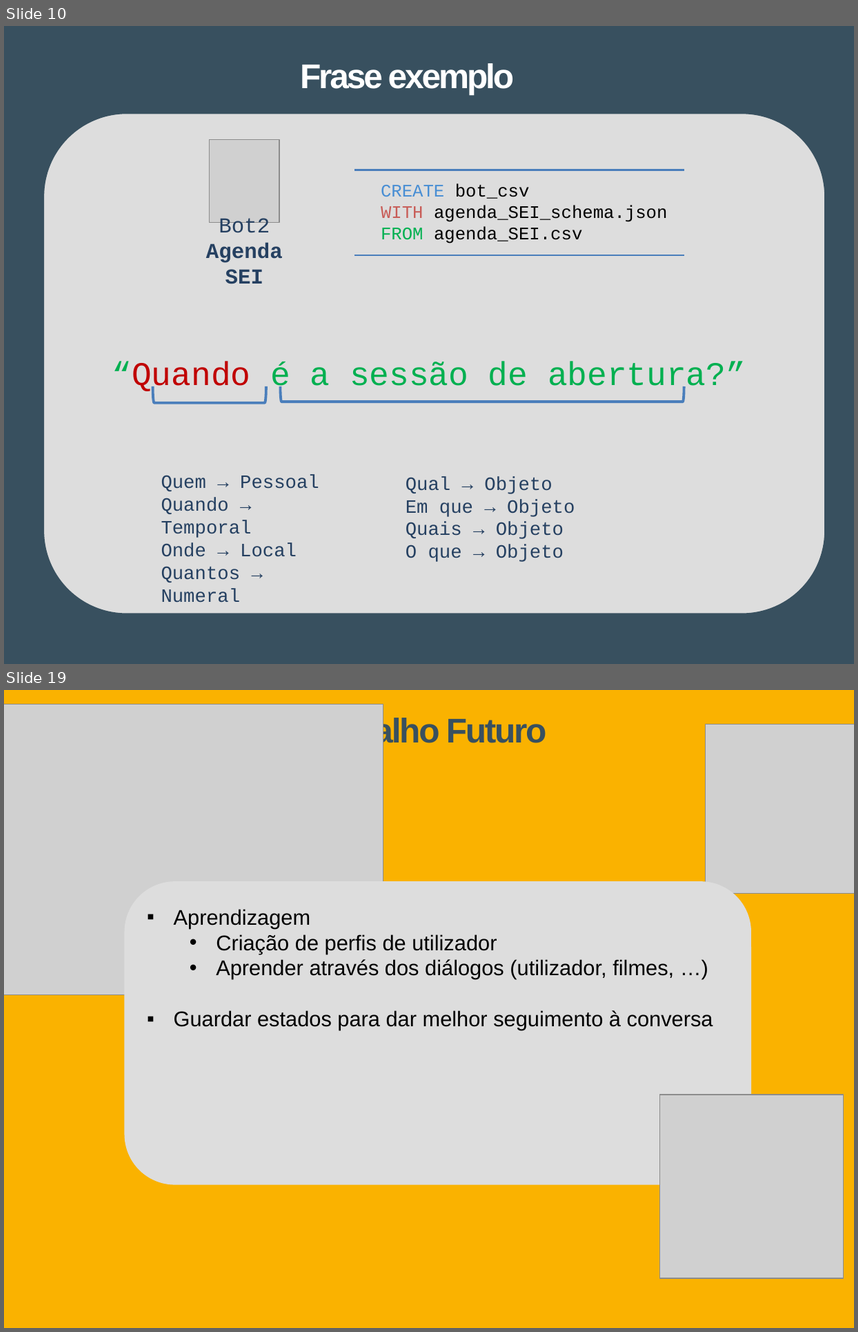
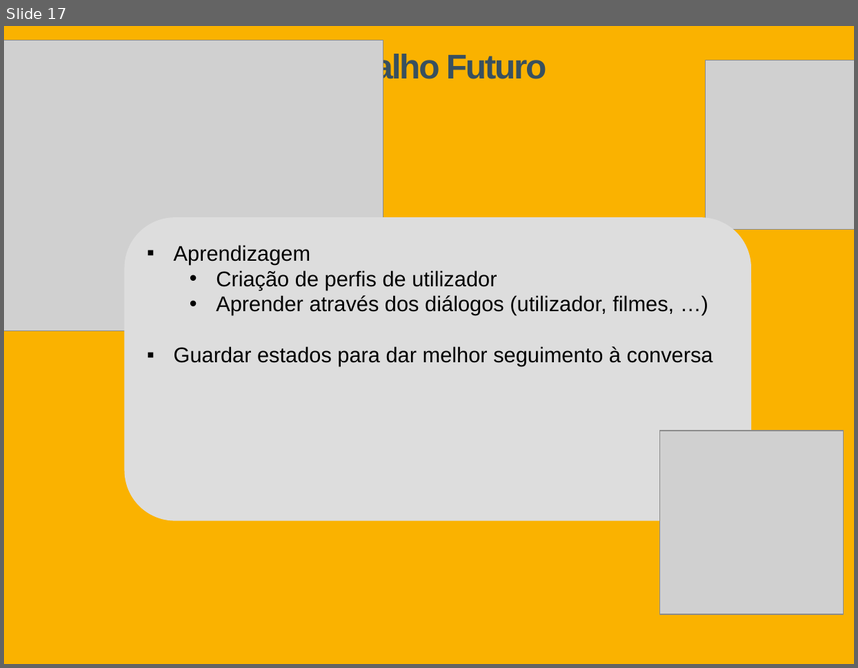
Before and after one commit to Tibblue/PLC, a slide deck: LEI/apresentações/checkpoint2/apresLEI_grupo47.pptx. Shown one above the other, each under a label of ours: slides 10 and 19 before the commit, slide 17 after it; the slides between them are not shown. The pictures are 858x1332 and 858x668 pixels, drawn with LibreOffice and Linux fonts; fonts in the diff are those of the drawing; grey boxes stand for pictures. Boxes give left, top, right and bottom in pixels: in the first picture for what was removed or moved away, otherwise in the second. Text is boxed around its words. In the diff, an @@ line names an element or a change of style, - is before the commit and + after.

```diff
--- a/LEI/apresentações/checkpoint2/apresLEI_grupo47.pptx
+++ b/LEI/apresentações/checkpoint2/apresLEI_grupo47.pptx
@@ slide 10 removed at (x1=4, y1=26, x2=854, y2=664), background #FFFFFF @@
@@ freeform shape removed at (x1=4, y1=26, x2=854, y2=664) @@
@@ title removed at (x1=300, y1=63, x2=515, y2=95) @@
-Frase exemplo
@@ rounded rectangle removed at (x1=43, y1=113, x2=826, y2=615) @@
@@ picture removed at (x1=210, y1=139, x2=279, y2=223) @@
@@ line removed from (355, 170) to (684, 170) @@
@@ text removed at (x1=381, y1=183, x2=667, y2=243) @@
-CREATE bot_csv
-WITH agenda_SEI_schema.json
-FROM agenda_SEI.csv
@@ text removed at (x1=206, y1=218, x2=283, y2=284) @@
-Bot2
-Agenda SEI
@@ line removed from (355, 254) to (684, 254) @@
@@ text removed at (x1=112, y1=361, x2=746, y2=394) @@
-“Quando é a sessão de abertura?”
@@ right bracket removed at (x1=153, y1=386, x2=266, y2=403) @@
@@ right bracket removed at (x1=281, y1=386, x2=684, y2=401) @@
@@ text removed at (x1=161, y1=474, x2=319, y2=602) @@
-Quem → Pessoal
-Quando → Temporal
-Onde → Local
-Quantos → Numeral
@@ text removed at (x1=406, y1=477, x2=575, y2=561) @@
-Qual → Objeto
-Em que → Objeto
-Quais → Objeto
-O que → Objeto
@@ what was slide 19 is now slide 17 @@
```
Also in this commit, not shown: 16 slides changed, 1 other slide removed.
